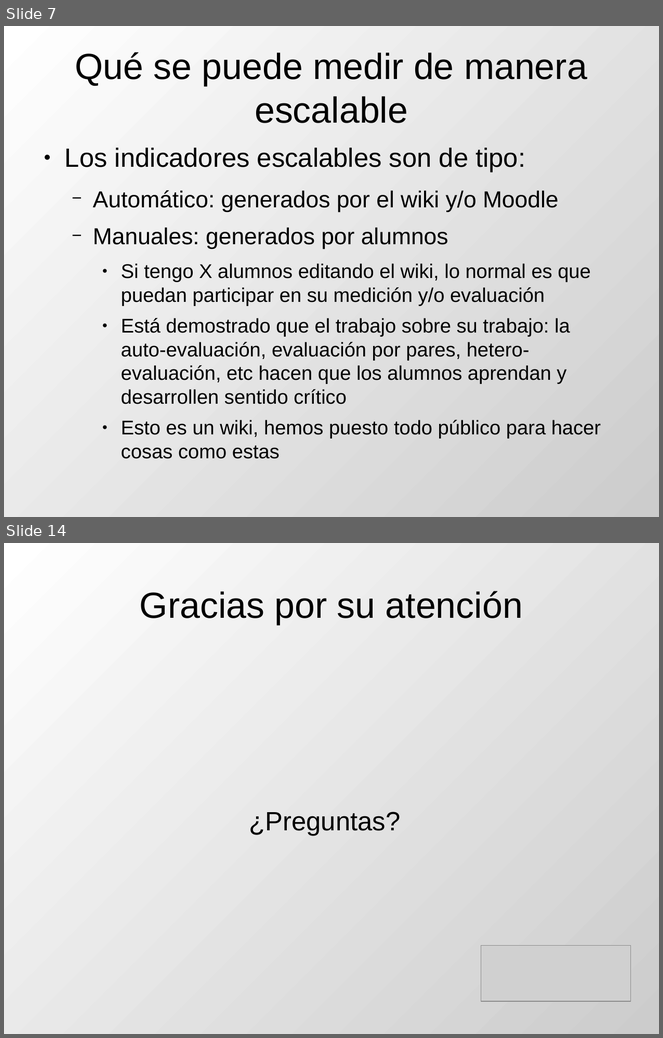
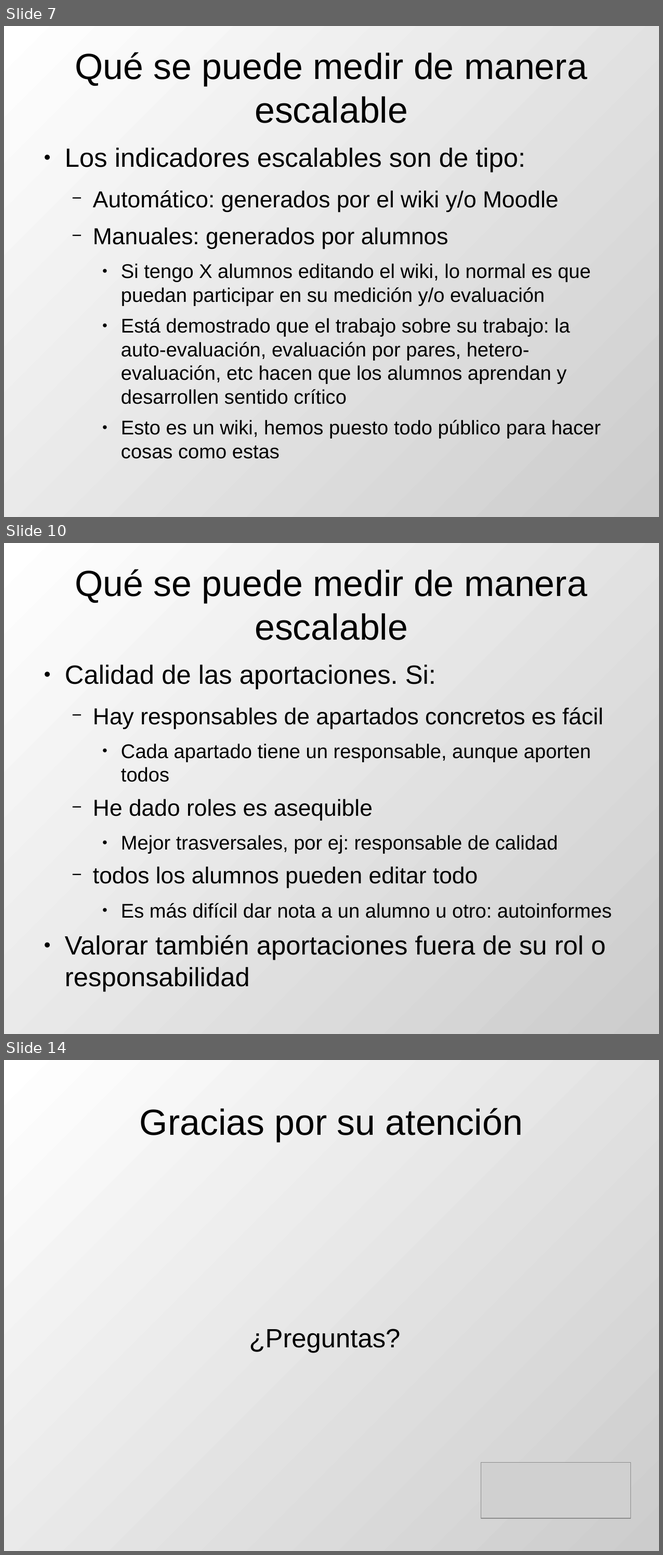
Before and after one commit to DrPantera/wikis4education, a slide deck: uca-2013_07/tema-5-EvaluacionWikis.odp. Shown one above the other, each under a label of ours: slides 7 and 14 before the commit, slides 7, 10 and 14 after it; the slides between them are not shown. The pictures are 663x1038 and 663x1555 pixels, drawn with LibreOffice and Linux fonts; fonts in the diff are those of the drawing; grey boxes stand for pictures. Boxes give left, top, right and bottom in pixels: in the first picture for what was removed or moved away, otherwise in the second. Text is boxed around its words. In the diff, an @@ line names an element or a change of style, - is before the commit and + after.

Commit message:
Listo todos los temas

```diff
--- a/uca-2013_07/tema-5-EvaluacionWikis.odp
+++ b/uca-2013_07/tema-5-EvaluacionWikis.odp
@@ slide 10 added at box(4, 543, 659, 1034), background gradient #FFFFFF to #CCCCCC @@
@@ title added at box(75, 569, 587, 640), 44 pt, text #000000 @@
+Qué se puede medir de manera escalable
@@ text added at box(65, 665, 612, 992), 24 pt, text #000000 @@
+● Calidad de las aportaciones. Si:
+  − Hay responsables de apartados concretos es fácil
+    ● Cada apartado tiene un responsable, aunque aporten todos
+  − He dado roles es asequible
+    ● Mejor trasversales, por ej: responsable de calidad
+  − todos los alumnos pueden editar todo
+    ● Es más difícil dar nota a un alumno u otro: autoinformes
+● Valorar también aportaciones fuera de su rol o responsabilidad
```
Also in this commit, not shown: 6 slides changed, 1 slide removed.
